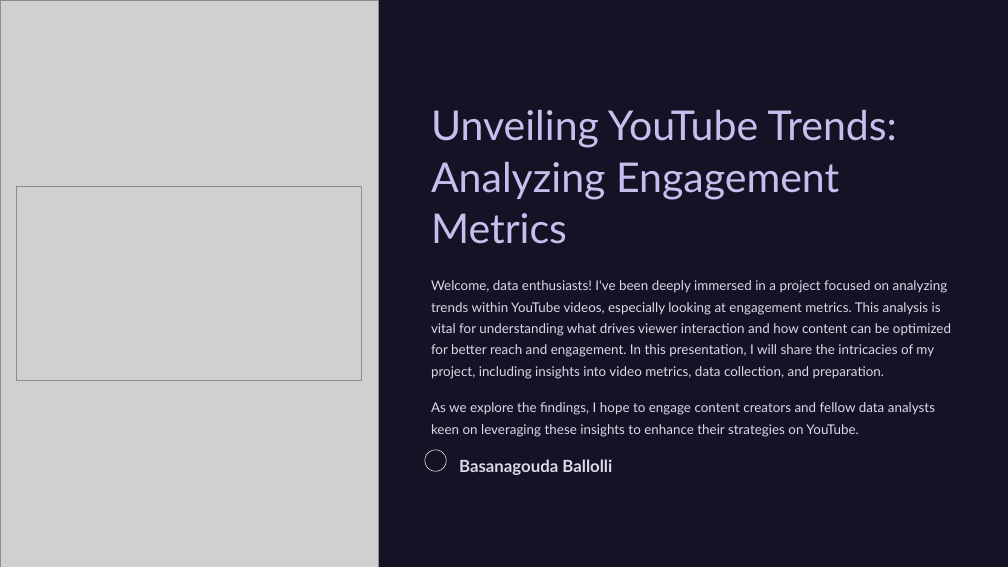
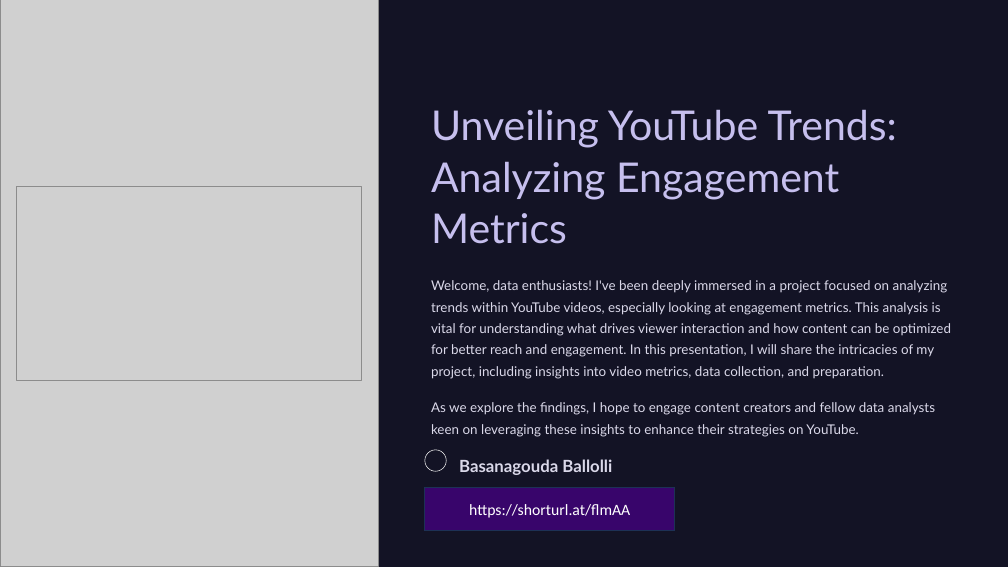
Before and after one commit to BASANAGOUDA-SB/Youtube-Trending-Video-analysis-using-API, a slide deck: slide 1 of YouTube-Trends-Analyzing.pptx. Drawn at 1008x567 pixels with LibreOffice and Linux fonts; fonts in the diff are those of the drawing; grey boxes stand for pictures; background and template pictures are left out; a plain dark background stands for a picture behind light text. Boxes give left, top, right and bottom in pixels: in the first picture for what was removed or moved away, otherwise in the second. Text is boxed around its words. In the diff, an @@ line names an element or a change of style, - is before the commit and + after.

```diff
--- a/YouTube-Trends-Analyzing.pptx
+++ b/YouTube-Trends-Analyzing.pptx
@@ rectangle added at [425,488,675,530], fill #38056B, outline #1E3256 1 pt, 18 pt, text #FFFFFF @@
+https://shorturl.at/flmAA
```
